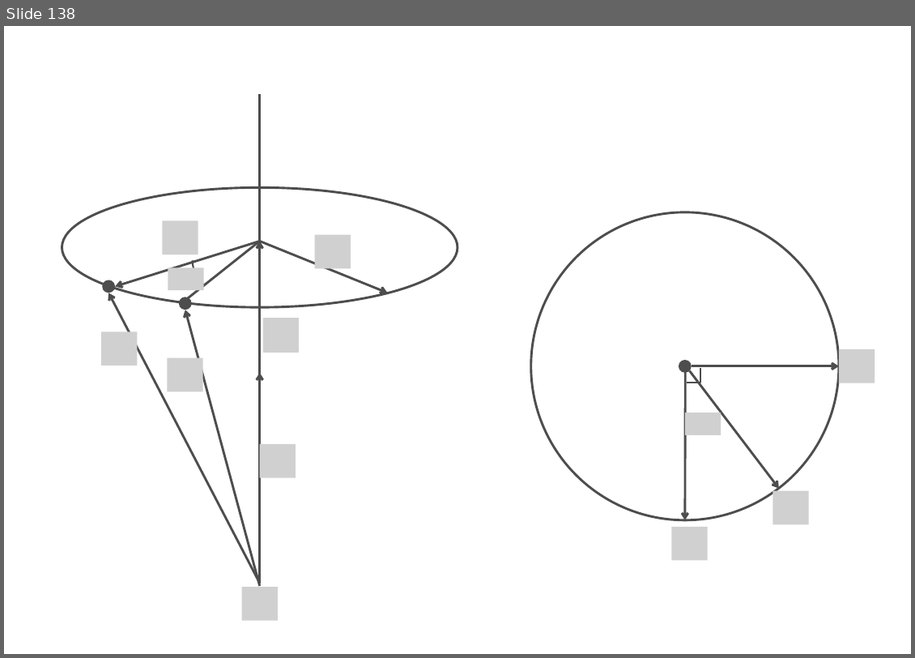
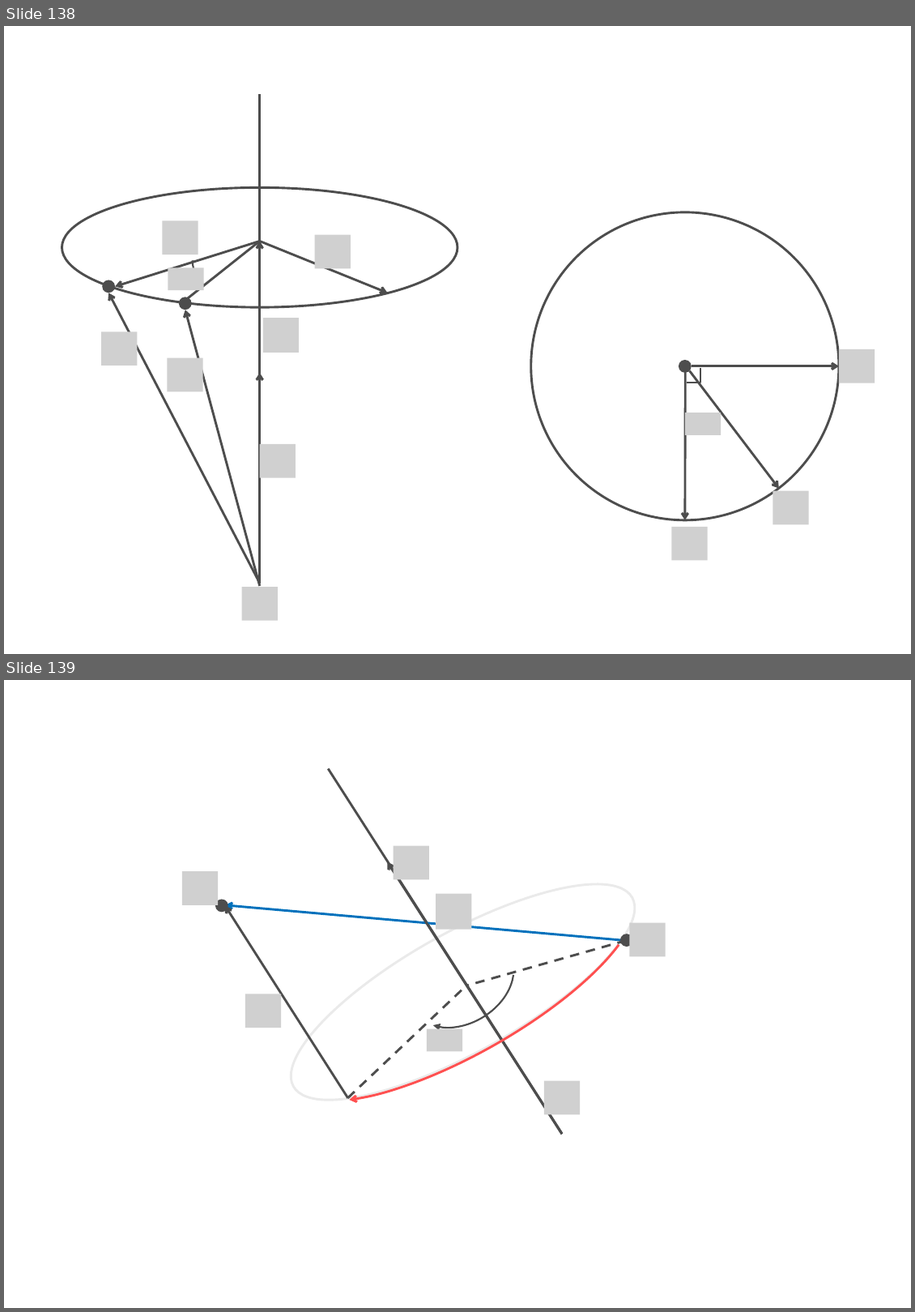
Before and after one commit to mebiusbox/docs, a slide deck: レンダリング作図資料.pptx. Shown one above the other, each under a label of ours: slide 138 before the commit, slides 138 and 139 after it. The pictures are 915x658 and 915x1312 pixels, drawn with LibreOffice and Linux fonts; fonts in the diff are those of the drawing; grey boxes stand for pictures. Boxes give left, top, right and bottom in pixels: in the first picture for what was removed or moved away, otherwise in the second. Text is boxed around its words. In the diff, an @@ line names an element or a change of style, - is before the commit and + after.

```diff
--- a/レンダリング作図資料.pptx
+++ b/レンダリング作図資料.pptx
@@ slide 139 added at bbox=[4, 680, 911, 1308], background #FFFFFF @@
@@ line added from (328, 769) to (562, 1134), #4D4D4D 2 pt @@
@@ ellipse added at bbox=[264, 845, 661, 1138], outline #EAEAEA 2 pt @@
@@ arc (boxed as its full ellipse) added at bbox=[266, 842, 663, 1141], outline #FF5050 2 pt @@
@@ picture added at bbox=[394, 846, 429, 879] @@
@@ picture added at bbox=[182, 872, 219, 905] @@
@@ arrow added from (562, 1134) to (388, 862), #4D4D4D 2 pt @@
@@ picture added at bbox=[437, 894, 472, 929] @@
@@ ellipse added at bbox=[215, 900, 228, 912], fill #4D4D4D @@
@@ arrow added from (624, 941) to (225, 905), #0071BC 2 pt @@
@@ arrow added from (348, 1098) to (225, 906), #4D4D4D 2 pt @@
@@ arc (boxed as its full ellipse) added at bbox=[395, 920, 530, 1045], outline #4D4D4D 1.5 pt @@
@@ line added from (626, 941) to (467, 985), #4D4D4D 2 pt dashed @@
@@ ellipse added at bbox=[620, 934, 633, 946], fill #4D4D4D @@
@@ picture added at bbox=[630, 923, 666, 956] @@
@@ picture added at bbox=[245, 994, 281, 1027] @@
@@ line added from (348, 1098) to (467, 985), #4D4D4D 2 pt dashed @@
@@ picture added at bbox=[427, 1029, 463, 1052] @@
@@ picture added at bbox=[544, 1081, 581, 1115] @@
```
Also in this commit, not shown: 1 other file.
